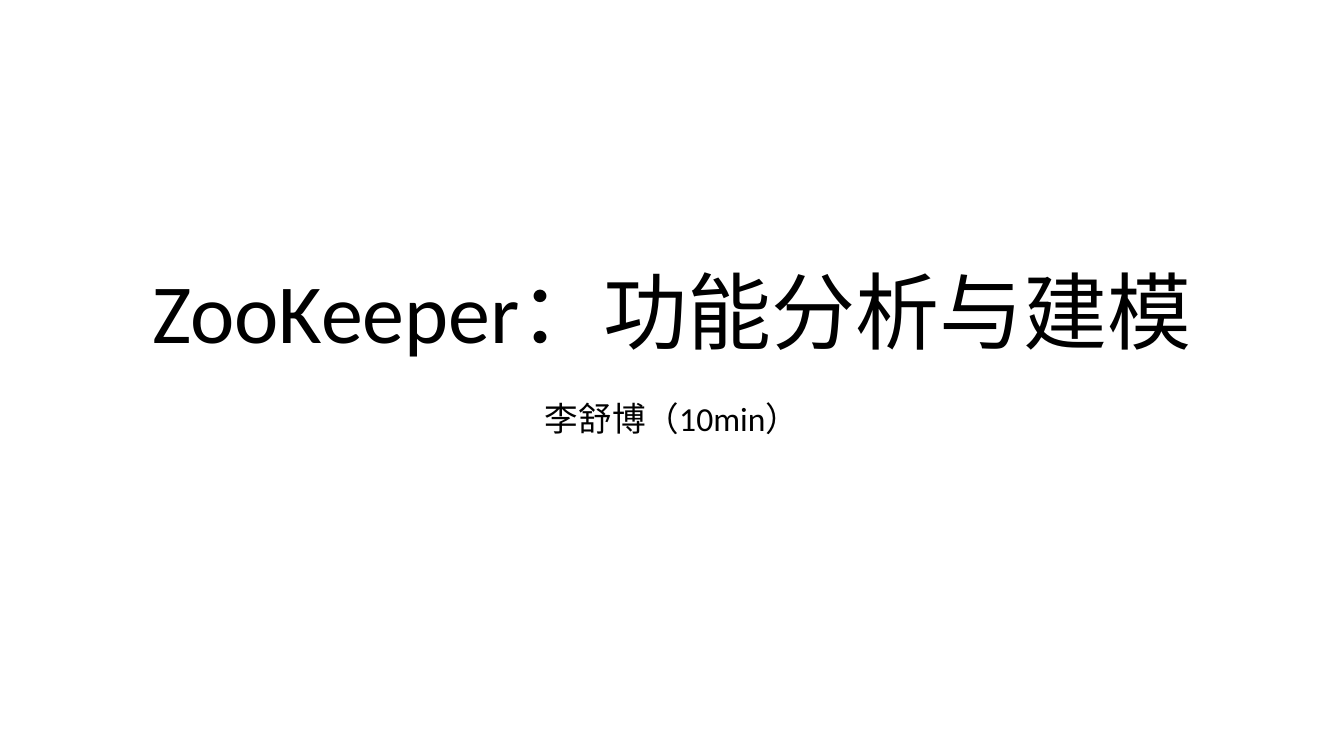
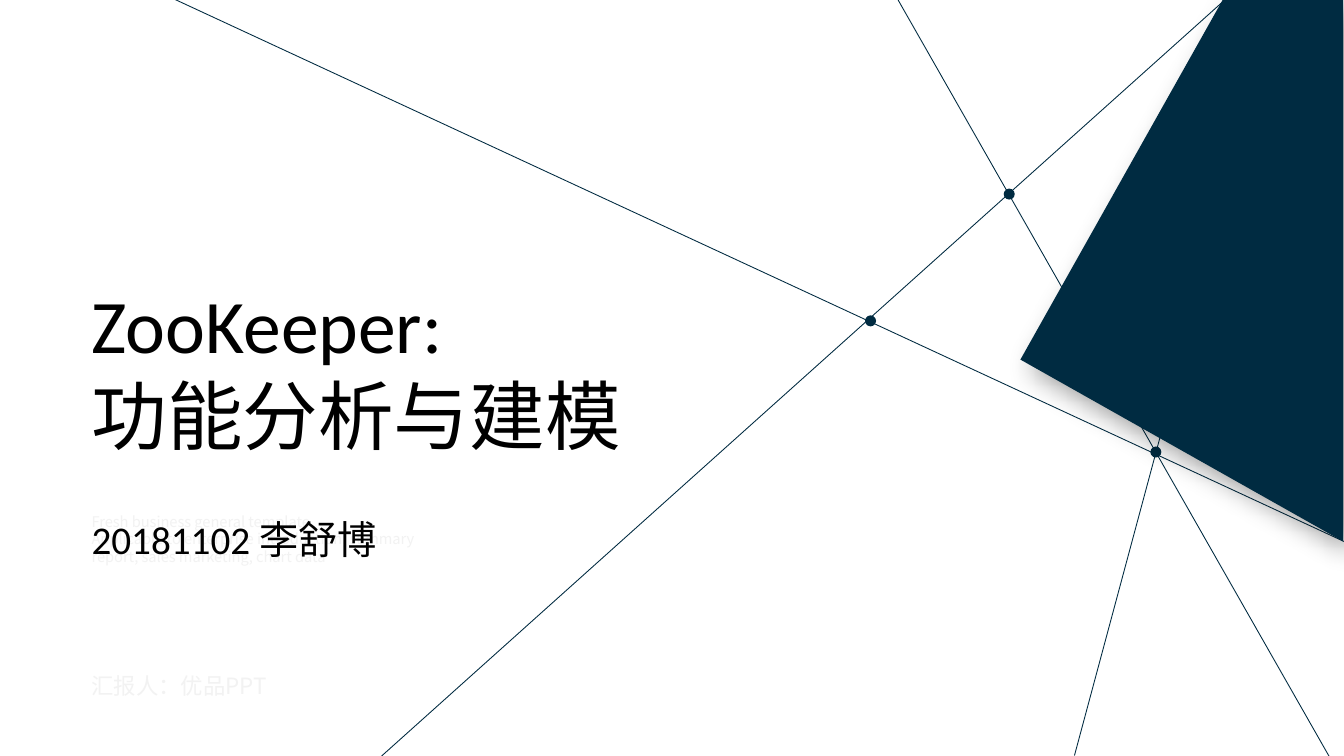
Before and after one commit to ShoeBoy/ZooKeeper, a slide deck: slide 1 of 20181102_zookeeper_shubo.pptx. Drawn at 1344x756 pixels with LibreOffice and Linux fonts; fonts in the diff are those of the drawing. Boxes give left, top, right and bottom in pixels: in the first picture for what was removed or moved away, otherwise in the second. Text is boxed around its words. In the diff, an @@ line names an element or a change of style, - is before the commit and + after.

```diff
--- a/20181102_zookeeper_shubo.pptx
+++ b/20181102_zookeeper_shubo.pptx
@@ line added from (167, 0) to (1344, 541), #002B41 0.63 pt @@
@@ line added from (381, 756) to (1225, 0), #002B41 0.63 pt @@
@@ line added from (887, 0) to (1330, 756), #002B41 0.63 pt @@
@@ freeform shape added at [1020,0,1343,541], fill #002B41 @@
@@ line added from (1075, 756) to (1284, 0), #002B41 0.63 pt @@
@@ ellipse added at [1004,189,1015,200], fill #002B41 @@
@@ text "ZooKeeper:" at [92,304,621,450]: vertical alignment bottom to top @@
@@ text at [92,304,621,450]: text changed; size 60 to 54 pt @@
-ZooKeeper：功能分析与建模
+ZooKeeper:
+功能分析与建模
@@ ellipse added at [865,316,876,327], fill #002B41 @@
@@ subtitle removed at [545,402,799,434] @@
-李舒博（10min）
@@ ellipse added at [1150,447,1162,458], fill #002B41 @@
@@ text added at [92,521,415,558], 10.5 pt, text #F2F2F2 @@
+Fresh business general template
+Applicable to enterprise introduction, summary report, sales marketing, chart data
@@ text added at [92,521,376,558], 28 pt, text #000000 @@
+20181102 李舒博
```
Also in this commit, not shown: 8 other slides changed, 32 slides added, 2 slides removed.
